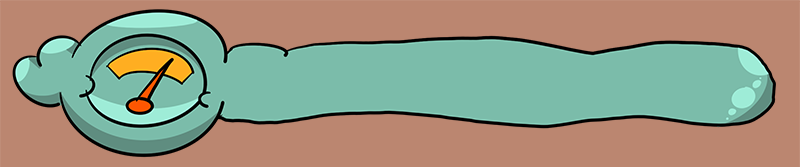
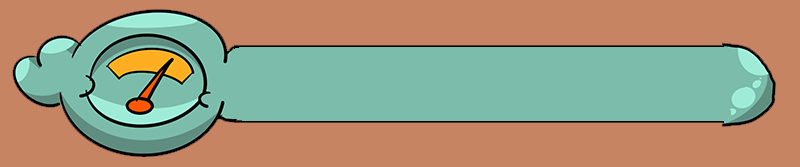
Layer changes from the first 800 x 167 image to the second:
painted on "dashboard" over [left=12, top=9, right=776, bottom=158]
painted on "Background" over [left=0, top=0, right=800, bottom=167]
